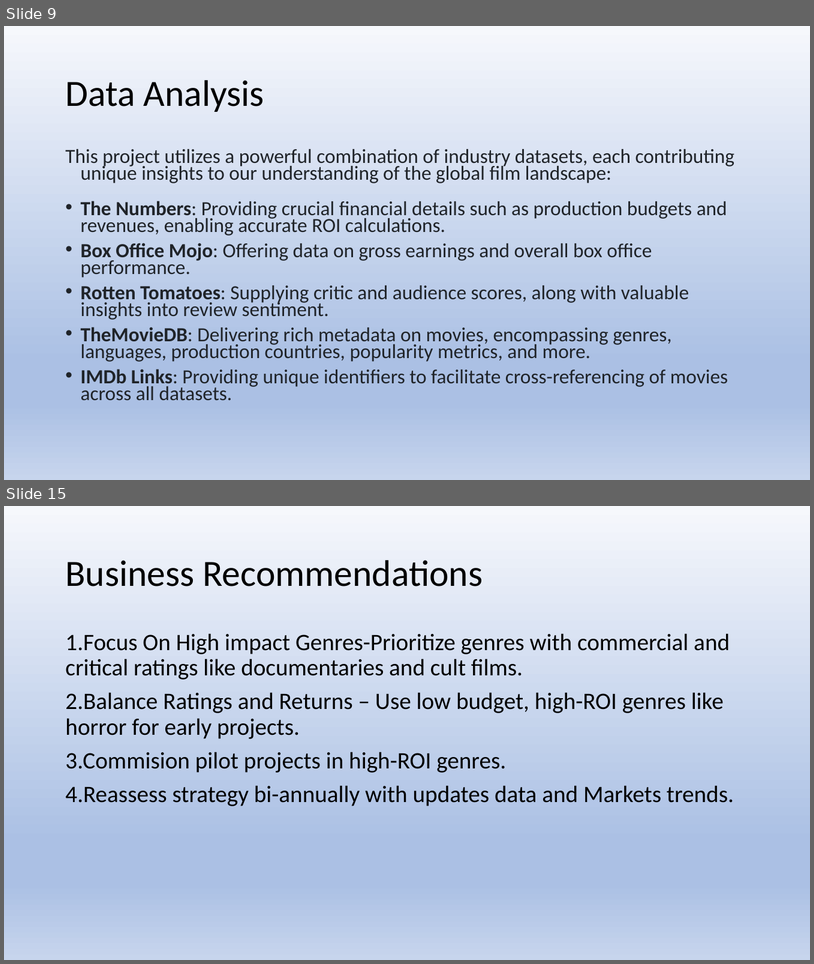
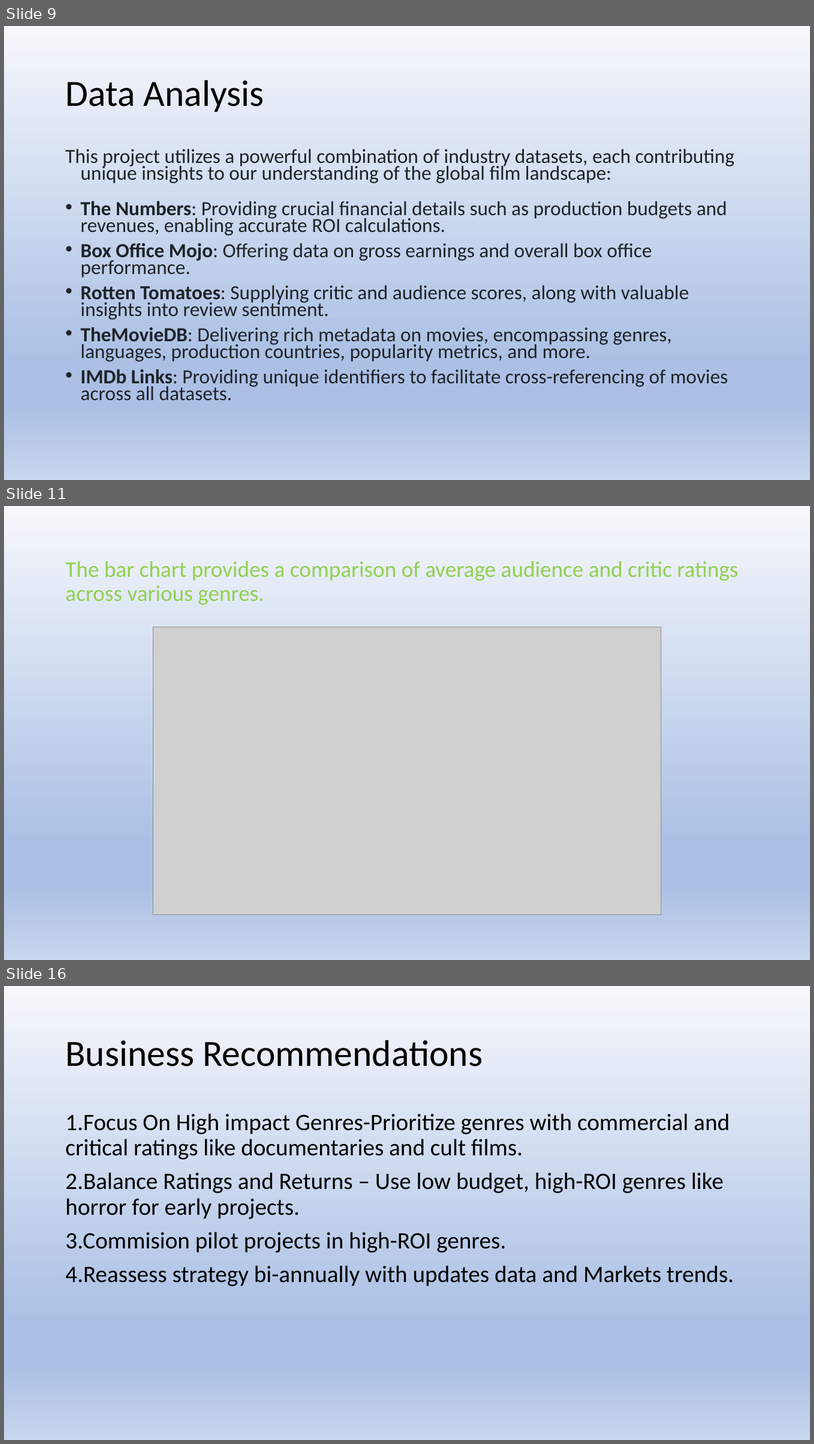
Before and after one commit to RomeC-137/Phase-G-2-Project, a slide deck: presentation.pdf.pptx. Shown one above the other, each under a label of ours: slides 9 and 15 before the commit, slides 9, 11 and 16 after it; the slides between them are not shown. The pictures are 814x964 and 814x1444 pixels, drawn with LibreOffice and Linux fonts; fonts in the diff are those of the drawing; grey boxes stand for pictures. Boxes give left, top, right and bottom in pixels: in the first picture for what was removed or moved away, otherwise in the second. Text is boxed around its words. In the diff, an @@ line names an element or a change of style, - is before the commit and + after.

```diff
--- a/presentation.pdf.pptx
+++ b/presentation.pdf.pptx
@@ slide 11 added at box(4, 506, 810, 960), background gradient #F6F8FC to #ABC0E4 to #C7D5ED @@
@@ title added at box(65, 561, 738, 605), 26.6 pt, text #92D050 @@
+The bar chart provides a comparison of average audience and critic ratings across various genres.
@@ picture added at box(153, 627, 661, 915) @@
@@ what was slide 15 is now slide 16 @@
```
Also in this commit, not shown: 1 slide changed, 4 other slides added, 4 slides removed.
